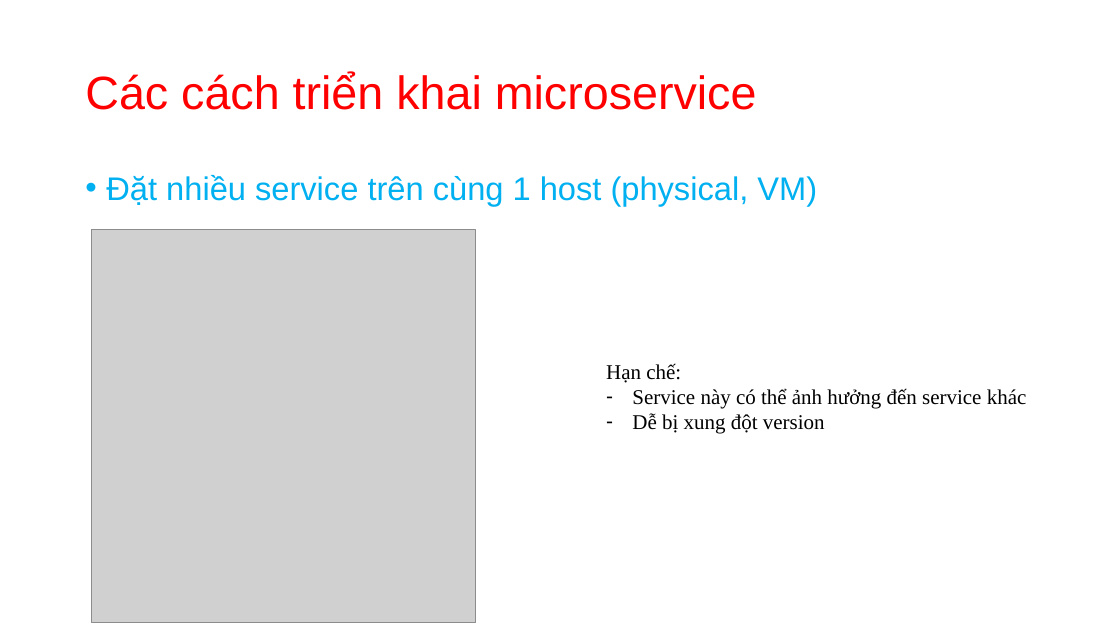
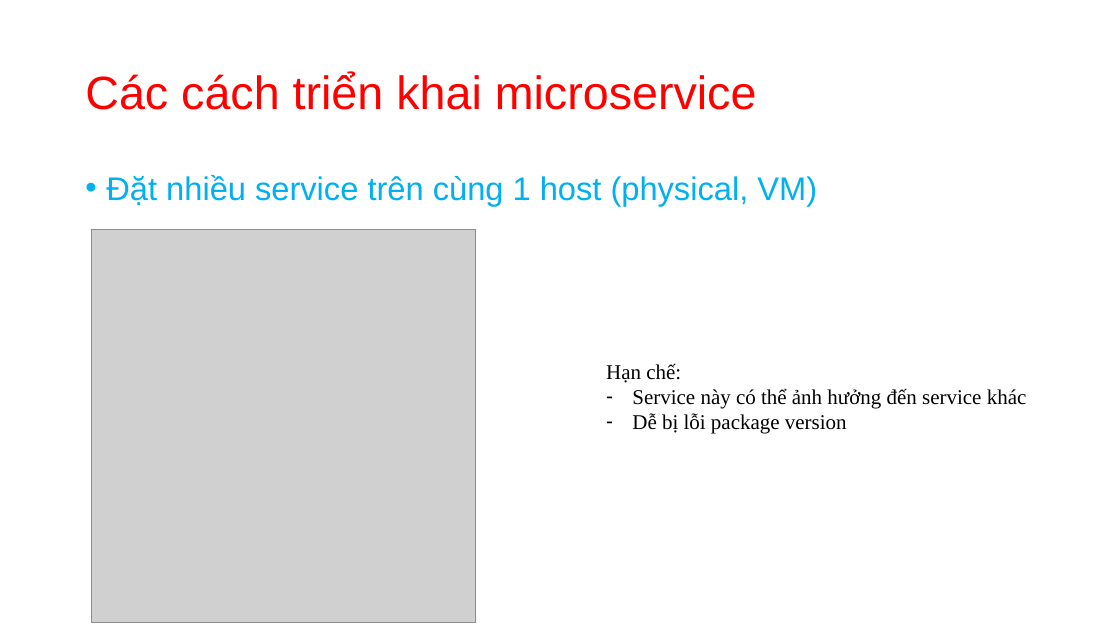
Before and after one commit to tuanndd/microservices-labs, a slide deck: slide 4 of module-6/Choosing-a-Microservices-Deployment-Strategy.pptx. Drawn at 1120x630 pixels with LibreOffice and Linux fonts; fonts in the diff are those of the drawing; grey boxes stand for pictures. Boxes give left, top, right and bottom in pixels: in the first picture for what was removed or moved away, otherwise in the second. Text is boxed around its words. In the diff, an @@ line names an element or a change of style, - is before the commit and + after.

```diff
--- a/module-6/Choosing-a-Microservices-Deployment-Strategy.pptx
+++ b/module-6/Choosing-a-Microservices-Deployment-Strategy.pptx
@@ text at [632, 413, 847, 434]: text changed @@
-– Dễ bị xung đột version
+– Dễ bị lỗi package version
```
Also in this commit, not shown: 3 other slides changed, 7 other files.
